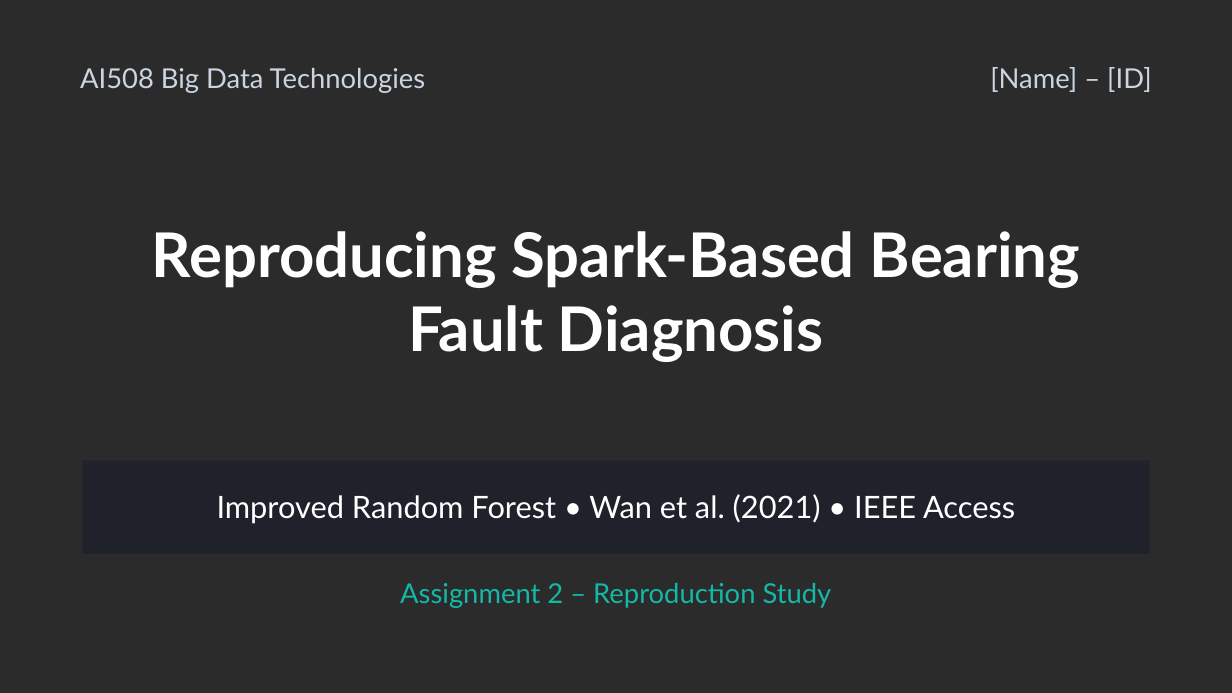
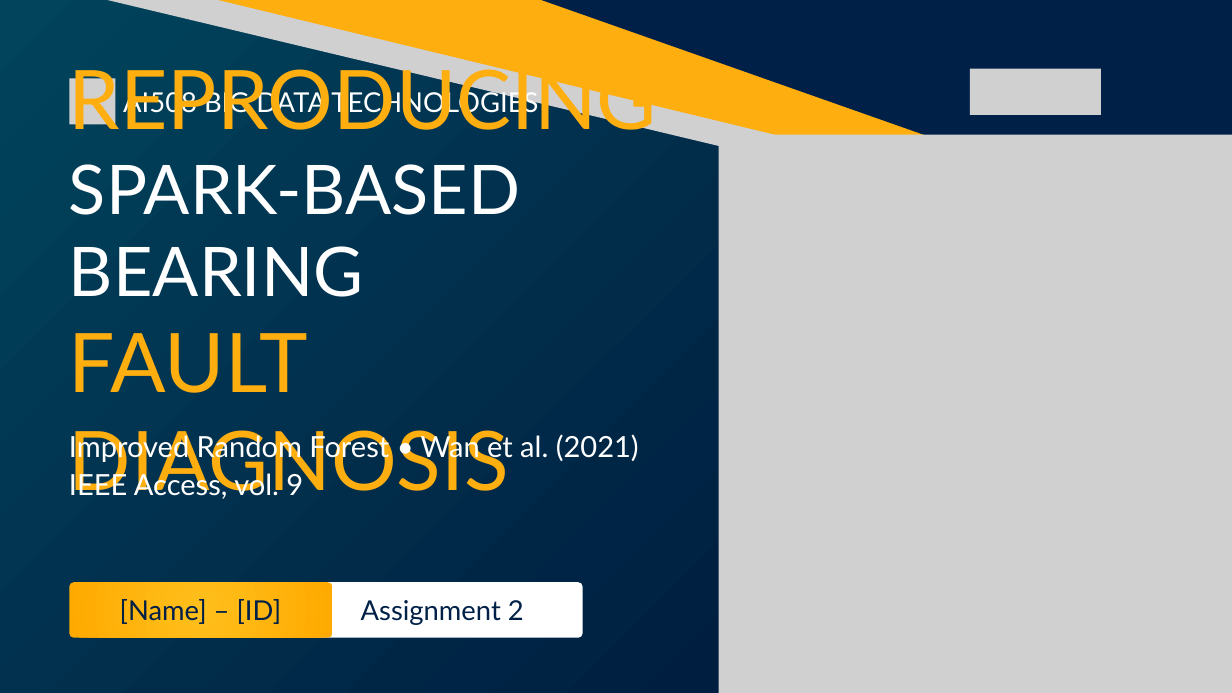
Before and after one commit to amnaaljasmi701/ai508-bearing-irf-reproduction, a slide deck: slide 1 of report/AI508_A2_Presentation.pptx. Drawn at 1232x693 pixels with LibreOffice and Linux fonts; fonts in the diff are those of the drawing; grey boxes stand for pictures; background and template pictures are left out; a plain dark background stands for a picture behind light text. Boxes give left, top, right and bottom in pixels: in the first picture for what was removed or moved away, otherwise in the second. Text is boxed around its words. In the diff, an @@ line names an element or a change of style, - is before the commit and + after.

```diff
--- a/report/AI508_A2_Presentation.pptx
+++ b/report/AI508_A2_Presentation.pptx
@@ background picture (left out) to gradient #01445C to #000F35 @@
@@ picture added at box(2, 0, 926, 193) @@
@@ freeform shape added at box(188, 0, 1232, 266), fill #FFAE10 @@
@@ freeform shape added at box(310, 0, 1232, 264), fill #012047 @@
@@ text at box(69, 57, 657, 499): text changed; size 72 to 96 pt; text colour #FFFFFF to #FFAE10; bold off @@
-Reproducing Spark-Based Bearing Fault Diagnosis
+REPRODUCING
+SPARK-BASED BEARING
+FAULT DIAGNOSIS
@@ picture added at box(69, 78, 115, 124) @@
@@ text at box(123, 89, 538, 118): text changed; text colour #CBD5E1 to #FFFFFF @@
-AI508 Big Data Technologies
+AI508 BIG DATA TECHNOLOGIES
@@ text "AI508 BIG DATA TECHNOLOGIES" at box(123, 89, 538, 118): vertical alignment top to middle @@
@@ picture added at box(970, 69, 1101, 115) @@
@@ picture added at box(719, 134, 1232, 693) @@
@@ text at box(69, 431, 639, 499): text changed; size 36 to 34 pt @@
-Improved Random Forest • Wan et al. (2021) • IEEE Access
+Improved Random Forest • Wan et al. (2021)
+IEEE Access, vol. 9
@@ text "Improved Random Forest • Wan ..." at box(69, 431, 639, 499): vertical alignment middle to top @@
@@ freeform shape removed at box(83, 461, 1149, 554) @@
@@ text "[Name] – [ID]": place and size @@
-text "[Name] – [ID]" at box(990, 67, 1152, 92)
+text "[Name] – [ID]" at box(120, 599, 282, 624)
@@ text "[Name] – [ID]" at box(120, 599, 282, 624): text colour #CBD5E1 to #012047; alignment right to centre; less space between paragraphs; vertical alignment top to middle @@
@@ freeform shape added at box(69, 582, 332, 638), fill gradient #FFBF1C to #FFAA00 @@
@@ text "Assignment 2" at box(361, 600, 524, 625): vertical alignment top to middle @@
@@ freeform shape added at box(302, 582, 583, 638), fill #FFFFFF @@
@@ text at box(361, 600, 524, 625): text changed; text colour #14B8A6 to #012047 @@
-Assignment 2 – Reproduction Study
+Assignment 2
```
Also in this commit, not shown: 17 other slides changed, 1 slide added, 1 slide removed, 8 other files.
